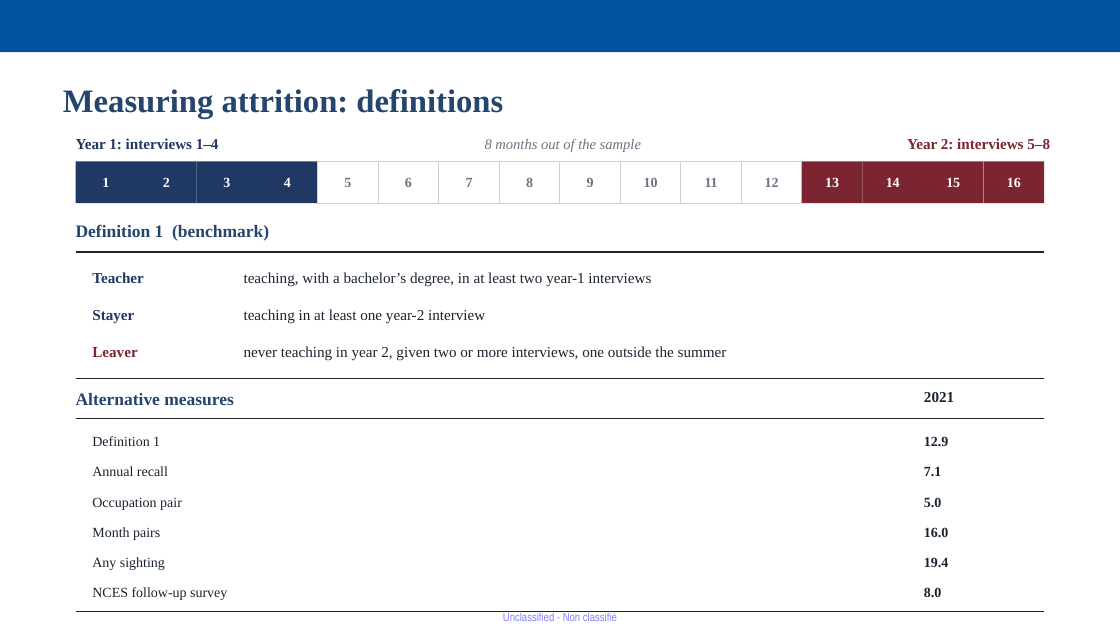
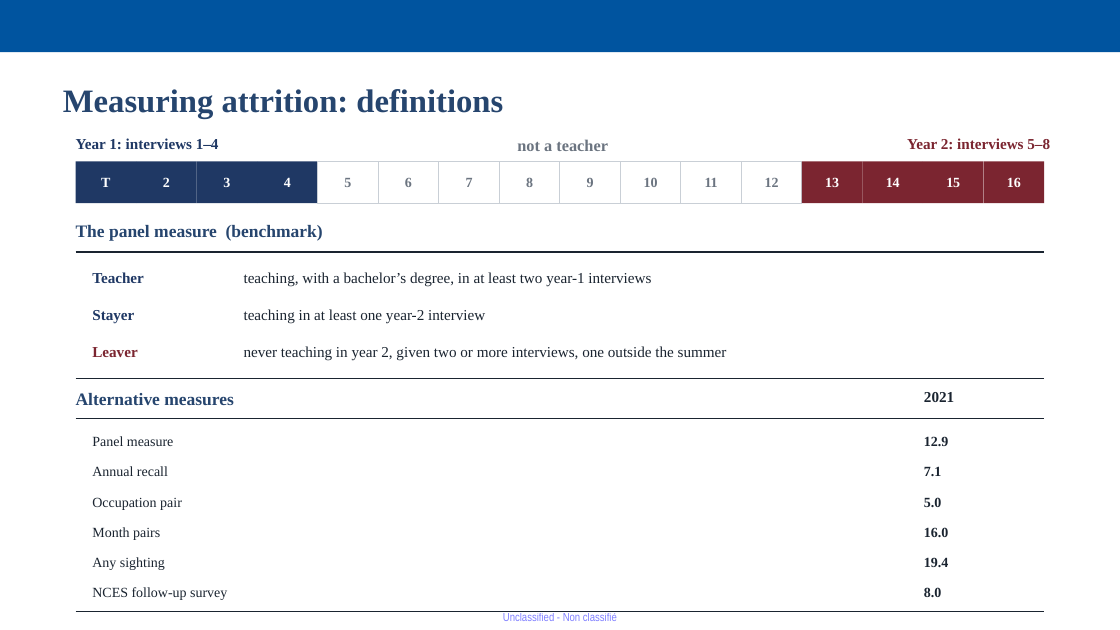
Before and after one commit to jedr1-ship-it/Alternative-Pathways----Quant, a slide deck: slide 12 of report/Proyect_US_v4.pptx (slide 8 before the commit). Drawn at 1120x630 pixels with LibreOffice and Linux fonts; fonts in the diff are those of the drawing. Boxes give left, top, right and bottom in pixels: in the first picture for what was removed or moved away, otherwise in the second. Text is boxed around its words. In the diff, an @@ line names an element or a change of style, - is before the commit and + after.

```diff
--- a/report/Proyect_US_v4.pptx
+++ b/report/Proyect_US_v4.pptx
@@ text at [517,139,608,151]: text changed; size 12.5 to 14 pt; bold on; italic off @@
-8 months out of the sample
+not a teacher
@@ text in rectangle at [101,178,110,187]: text changed @@
-1
+T
@@ text at [76,225,323,241]: text changed @@
-Definition 1 (benchmark)
+The panel measure (benchmark)
@@ text at [92,436,174,446]: text changed @@
-Definition 1
+Panel measure
```
Also in this commit, not shown: 3 other slides changed, 2 slides added, 1 slide removed, 2 other files.
